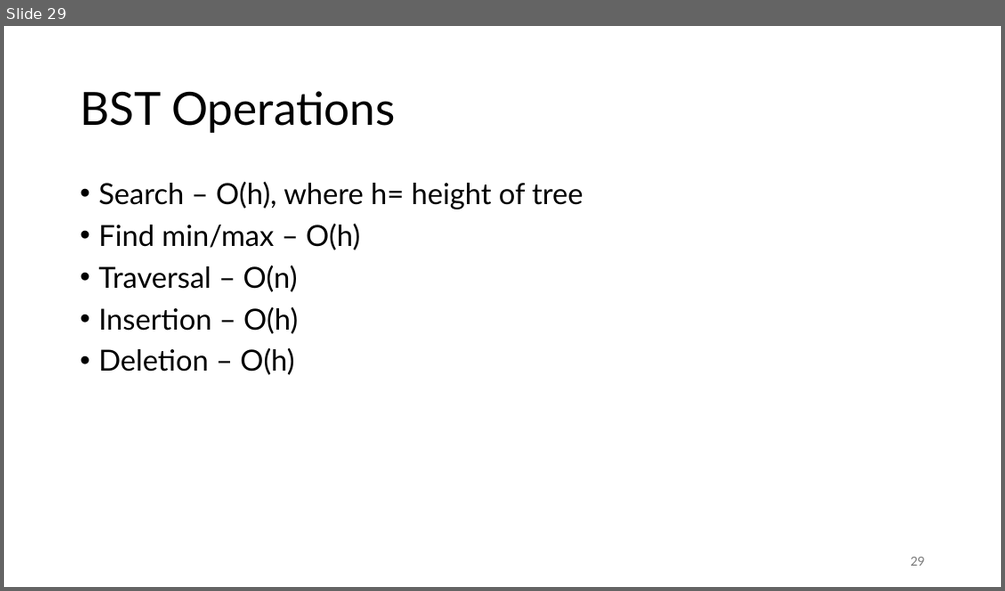
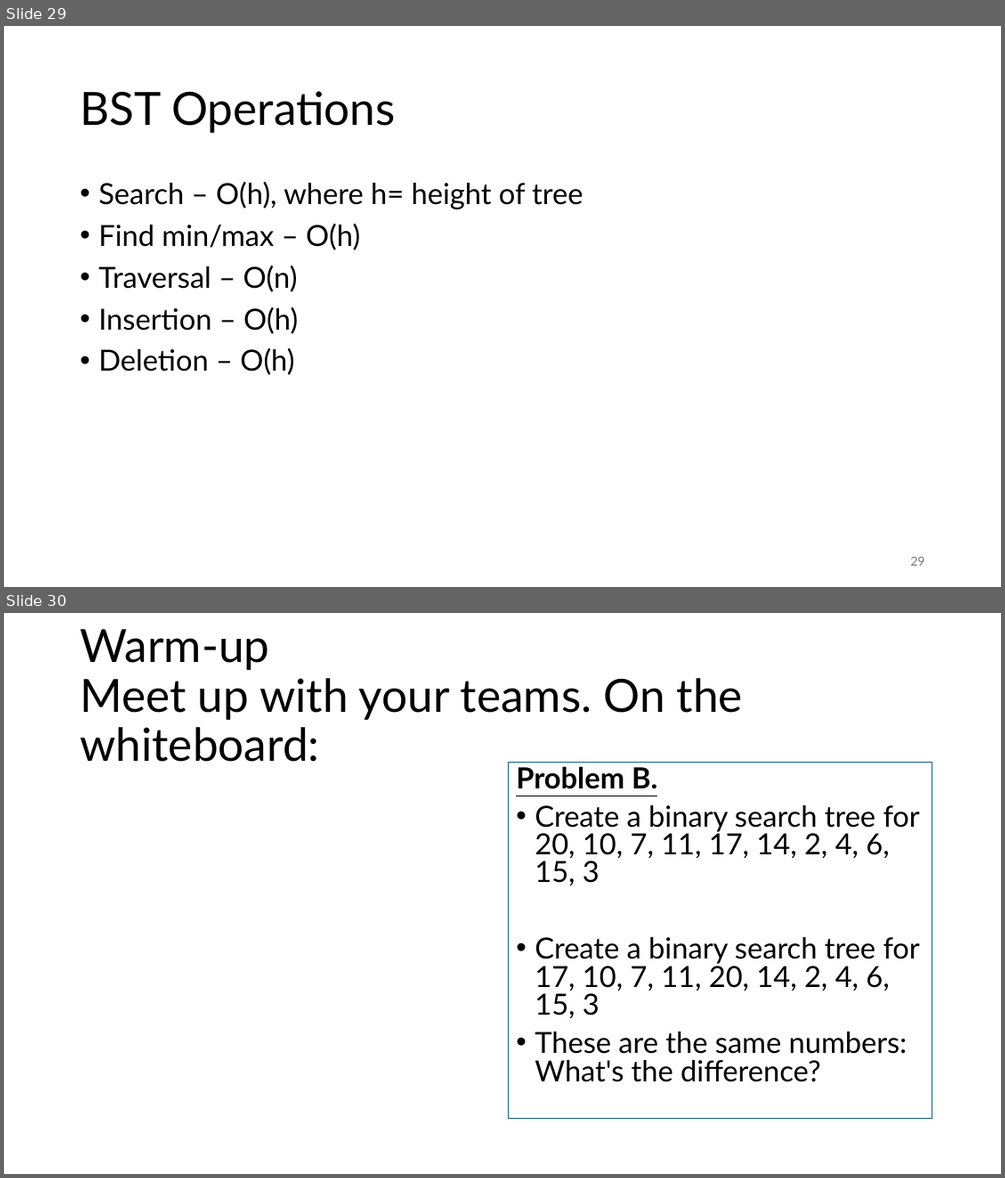
Before and after one commit to SMC-CS-374-Sp26/Unit-2-Data-Structures, a slide deck: 374 DS in detail.pptx. Shown one above the other, each under a label of ours: slide 29 before the commit, slides 29 and 30 after it. The pictures are 1005x591 and 1005x1178 pixels, drawn with LibreOffice and Linux fonts; fonts in the diff are those of the drawing; grey boxes stand for pictures. Boxes give left, top, right and bottom in pixels: in the first picture for what was removed or moved away, otherwise in the second. Text is boxed around its words. In the diff, an @@ line names an element or a change of style, - is before the commit and + after.

Commit message:
update for warm-up and cool-down problems

```diff
--- a/374 DS in detail.pptx
+++ b/374 DS in detail.pptx
@@ slide 30 added at [4,613,1001,1174], background #FFFFFF @@
@@ title added at [80,629,743,762], 44 pt, text #000000 @@
+Warm-up
+Meet up with your teams. On the whiteboard:
@@ text added at [509,763,933,1119], outline #156082 0.75 pt, 28 pt, text #000000 @@
+Problem B.
+• Create a binary search tree for 20, 10, 7, 11, 17, 14, 2, 4, 6, 15, 3
+• Create a binary search tree for 17, 10, 7, 11, 20, 14, 2, 4, 6, 15, 3
+• These are the same numbers: What's the difference?
```
Also in this commit, not shown: 14 other slides added, 1 other file.
